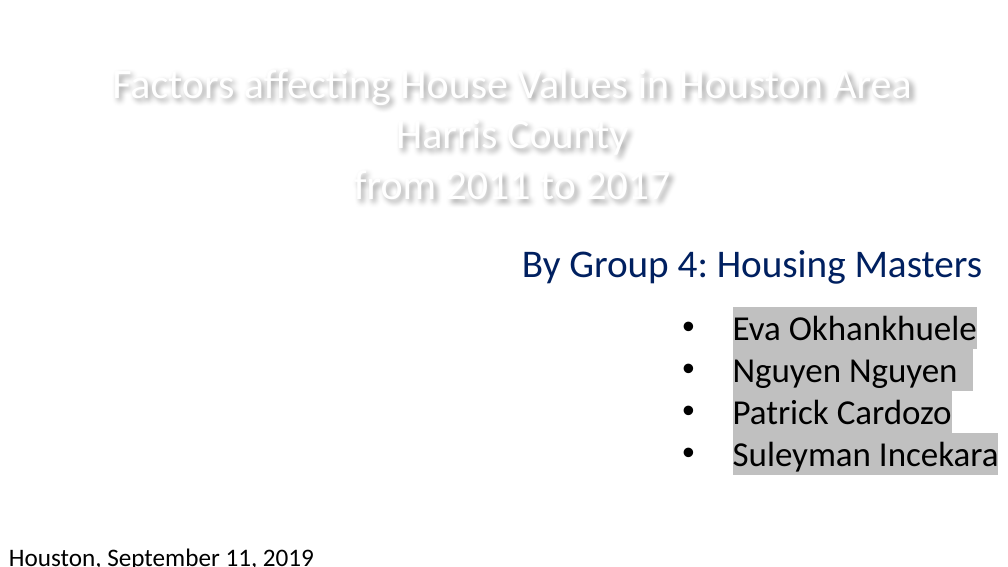
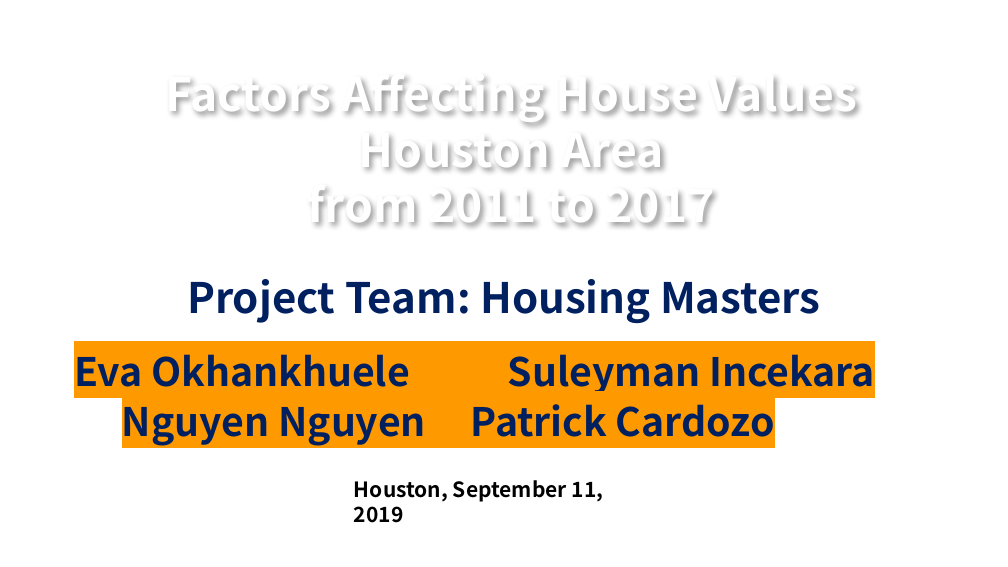
Before and after one commit to sincekara/Project-1_Factors-Affecting-House-Values-in-Houston-TX, a slide deck: slide 1 of Presentation_Project1_Group4_HousingMaster.pptx. Drawn at 1008x567 pixels with LibreOffice and Linux fonts; fonts in the diff are those of the drawing; background and template pictures are left out. Boxes give left, top, right and bottom in pixels: in the first picture for what was removed or moved away, otherwise in the second. Text is boxed around its words. In the diff, an @@ line names an element or a change of style, - is before the commit and + after.

Commit message:
Factors affecting house values in Houston

```diff
--- a/Presentation_Project1_Group4_HousingMaster.pptx
+++ b/Presentation_Project1_Group4_HousingMaster.pptx
@@ title at box(165, 77, 857, 227): text changed; size 30 to 33 pt; font Calibri to Noto Sans CJK KR; bold on @@
-Factors affecting House Values in Houston Area
-Harris County
-from 2011 to 2017
+Factors Affecting House Values
+Houston Area
+from 2011 to 2017
@@ subtitle at box(187, 279, 820, 324): text changed; size 28 to 30 pt; font Calibri to Noto Sans CJK KR; bold on @@
-By Group 4: Housing Masters
+Project Team: Housing Masters
@@ text at box(74, 354, 875, 437): text changed; size 25 to 28 pt; font Calibri to Noto Sans CJK KR; text colour #000000 to #002060; bold on @@
-• Eva Okhankhuele
-• Nguyen Nguyen
-• Patrick Cardozo
-• Suleyman Incekara
+Eva Okhankhuele Suleyman Incekara
+Nguyen Nguyen Patrick Cardozo
@@ text "Houston, September 11, 2019": place and size @@
-text "Houston, September 11, 2019" at box(9, 548, 314, 567)
+text "Houston, September 11, 2019" at box(354, 480, 604, 523)
@@ text "Houston, September 11, 2019" at box(354, 480, 604, 523): size 18 to 15 pt, font Calibri to Noto Sans CJK KR, bold on @@
```
Also in this commit, not shown: 1 other file.
